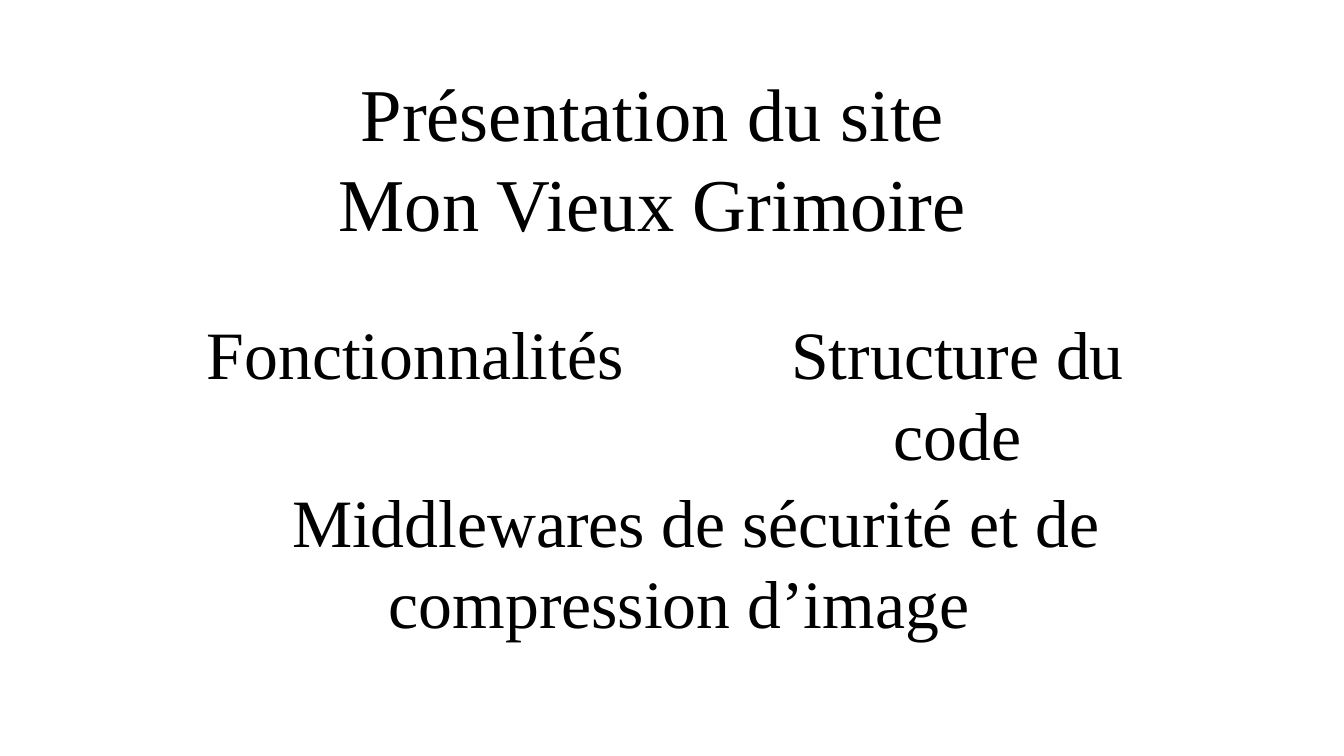
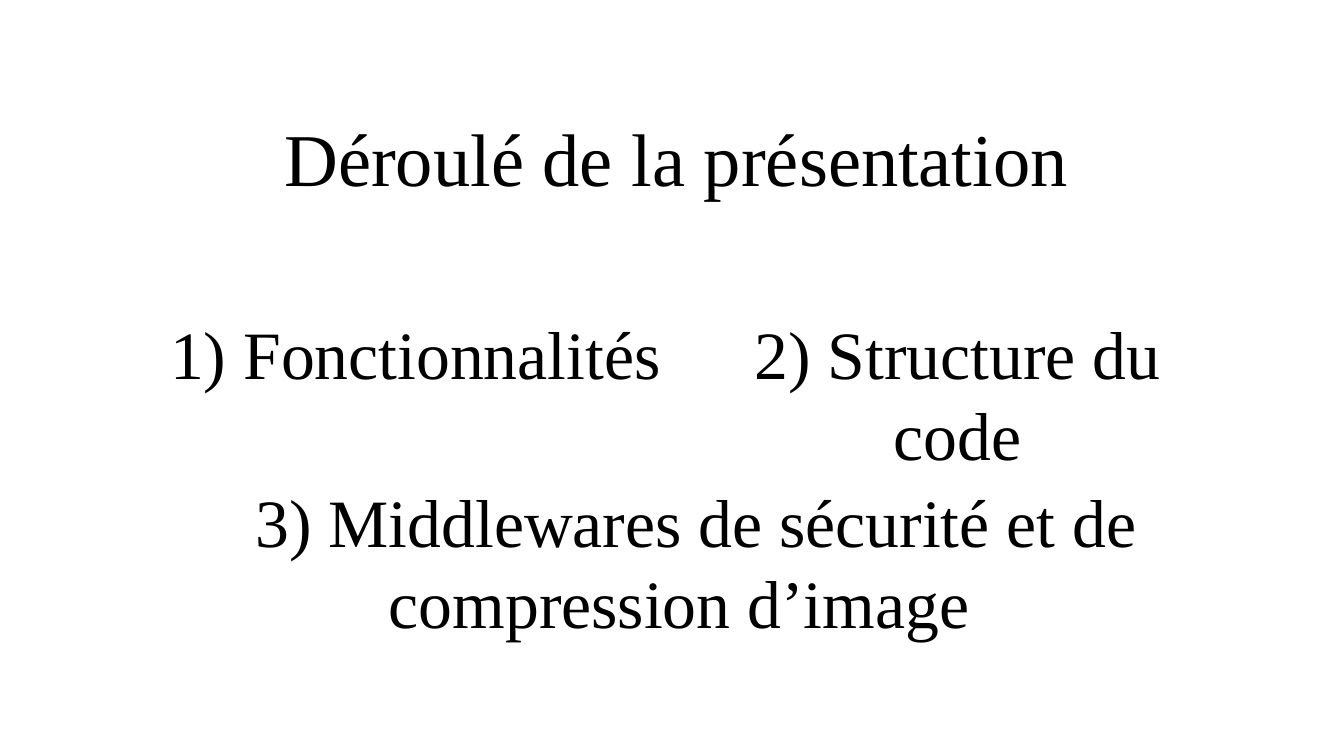
Before and after one commit to zakari9959/Projet7_Openclassrooms, a slide deck: slide 2 of Support_de_présentation.odp (slide 1 before the commit). Drawn at 1344x756 pixels with LibreOffice and Linux fonts; fonts in the diff are those of the drawing; background and template pictures are left out. Boxes give left, top, right and bottom in pixels: in the first picture for what was removed or moved away, otherwise in the second. Text is boxed around its words. In the diff, an @@ line names an element or a change of style, - is before the commit and + after.

```diff
--- a/Support_de_présentation.odp
+++ b/Support_de_présentation.odp
@@ title at (x1=284, y1=134, x2=1068, y2=200): text changed @@
-Présentation du site
-Mon Vieux Grimoire
+Déroulé de la présentation
@@ text at (x1=170, y1=332, x2=660, y2=392): text changed @@
-Fonctionnalités
+1) Fonctionnalités
@@ text at (x1=755, y1=332, x2=1161, y2=461): text changed @@
-Structure du code
+2) Structure du code
@@ text at (x1=255, y1=500, x2=1136, y2=642): text changed @@
-Middlewares de sécurité et de compression d’image
+3) Middlewares de sécurité et de compression d’image
```
Also in this commit, not shown: 21 slides added, 2 other files.
